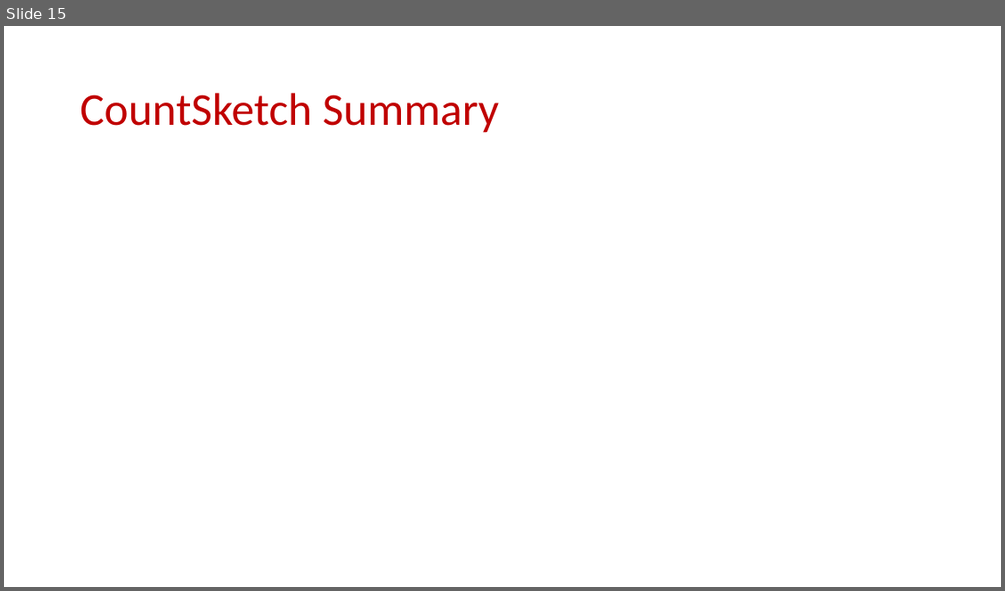
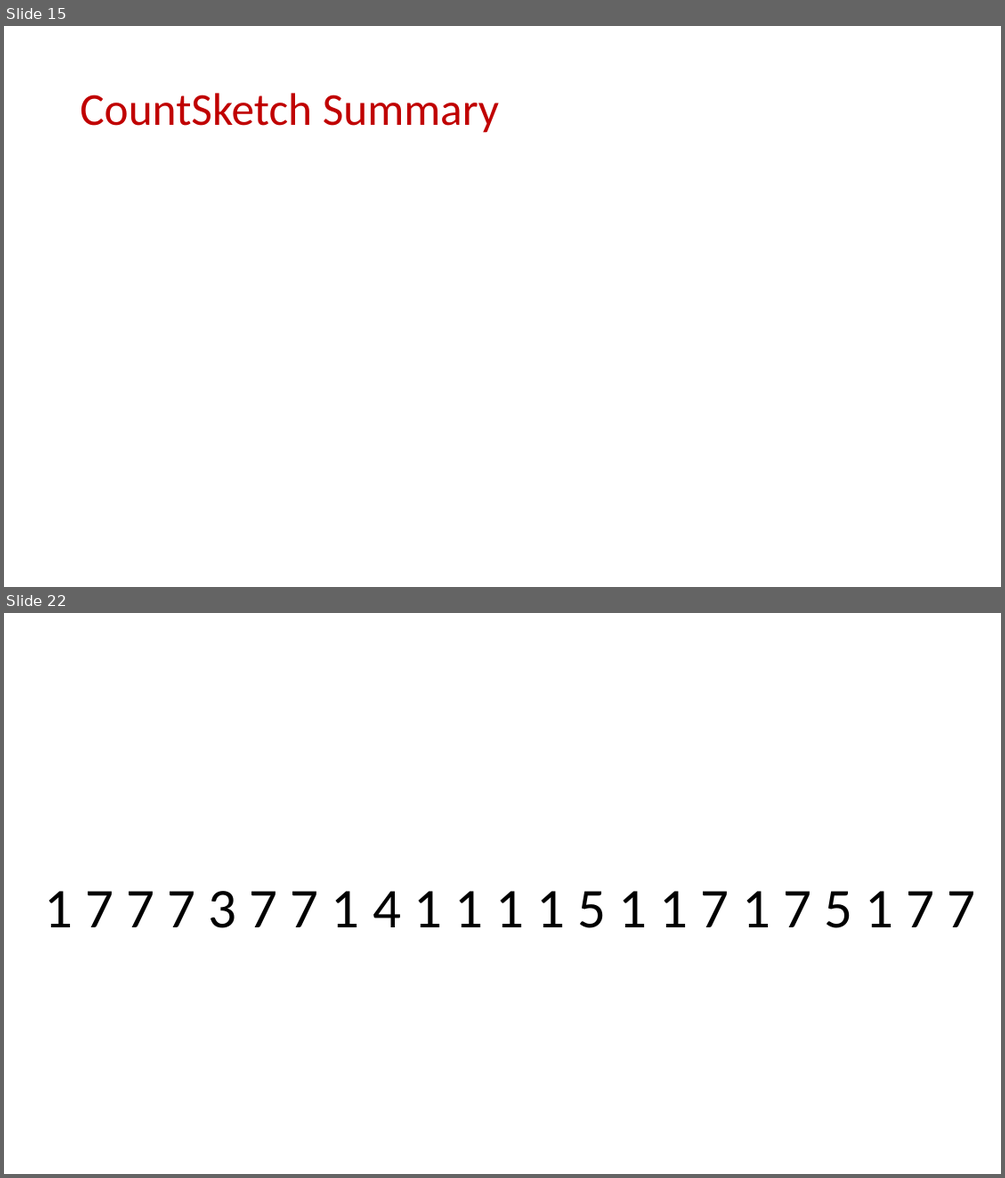
Before and after one commit to samsonzhou/samsonzhou.github.io, a slide deck: CSCE658-S24/L10.pptx. Shown one above the other, each under a label of ours: slide 15 before the commit, slides 15 and 22 after it; the slides between them are not shown. The pictures are 1005x591 and 1005x1178 pixels, drawn with LibreOffice and Linux fonts; fonts in the diff are those of the drawing; grey boxes stand for pictures. Boxes give left, top, right and bottom in pixels: in the first picture for what was removed or moved away, otherwise in the second. Text is boxed around its words. In the diff, an @@ line names an element or a change of style, - is before the commit and + after.

```diff
--- a/CSCE658-S24/L10.pptx
+++ b/CSCE658-S24/L10.pptx
@@ slide 22 added at <box>4,613,1001,1174</box>, background #FFFFFF @@
@@ text added at <box>44,891,976,928</box>, 54 pt, text #000000 @@
+1 7 7 7 3 7 7 1 4 1 1 1 1 5 1 1 7 1 7 5 1 7 7
```
Also in this commit, not shown: 31 other slides added, 3 other files.
